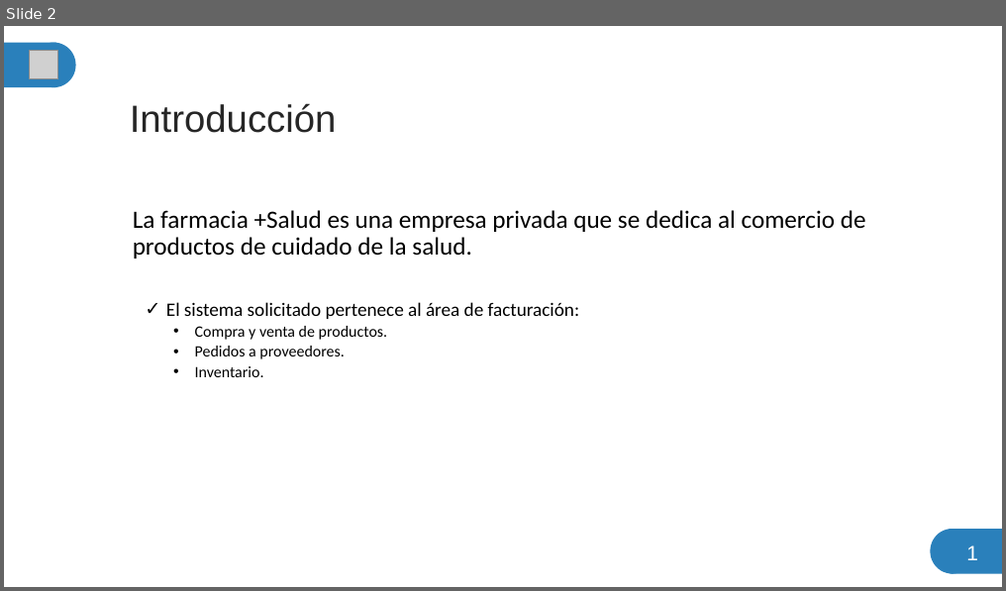
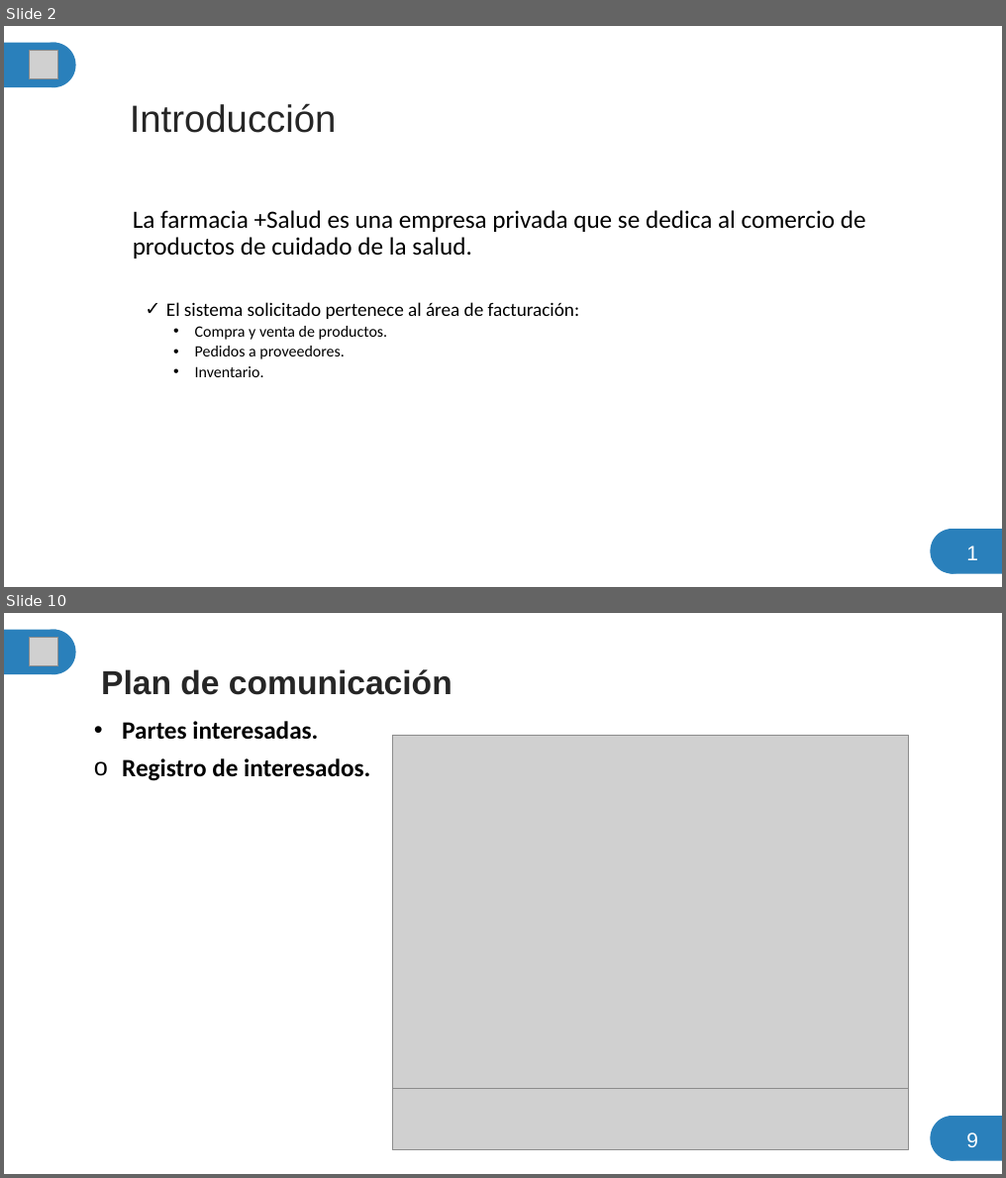
Before and after one commit to scarktt/Farmacia-Salud, a slide deck: Documentation/PresentacionProyecto.pptx. Shown one above the other, each under a label of ours: slide 2 before the commit, slides 2 and 10 after it; the slides between them are not shown. The pictures are 1006x591 and 1006x1178 pixels, drawn with LibreOffice and Linux fonts; fonts in the diff are those of the drawing; grey boxes stand for pictures. Boxes give left, top, right and bottom in pixels: in the first picture for what was removed or moved away, otherwise in the second. Text is boxed around its words. In the diff, an @@ line names an element or a change of style, - is before the commit and + after.

```diff
--- a/Documentation/PresentacionProyecto.pptx
+++ b/Documentation/PresentacionProyecto.pptx
@@ slide 10 added at (4,613,1002,1174), background #FFFFFF @@
@@ rectangle added at (4,630,56,674), fill #2A80BB @@
@@ picture added at (30,638,58,666) @@
@@ ellipse added at (32,630,76,674), fill #2A80BB @@
@@ title added at (101,669,452,695), 32 pt, text #262626, bold @@
+Plan de comunicación
@@ subtitle added at (122,721,370,781), 24 pt, text #000000, bold @@
+• Partes interesadas.
+        o Registro de interesados.
@@ picture added at (392,735,909,1089) @@
@@ picture added at (392,1089,909,1151) @@
@@ ellipse added at (930,1116,974,1161), fill #2A80BB @@
@@ rectangle added at (950,1116,1002,1161), fill #2A80BB @@
@@ text added at (966,1133,978,1148), 20 pt, text #FFFFFF @@
+9
```
Also in this commit, not shown: 4 slides changed, 20 other slides added, 1 slide removed, 1 other file.
